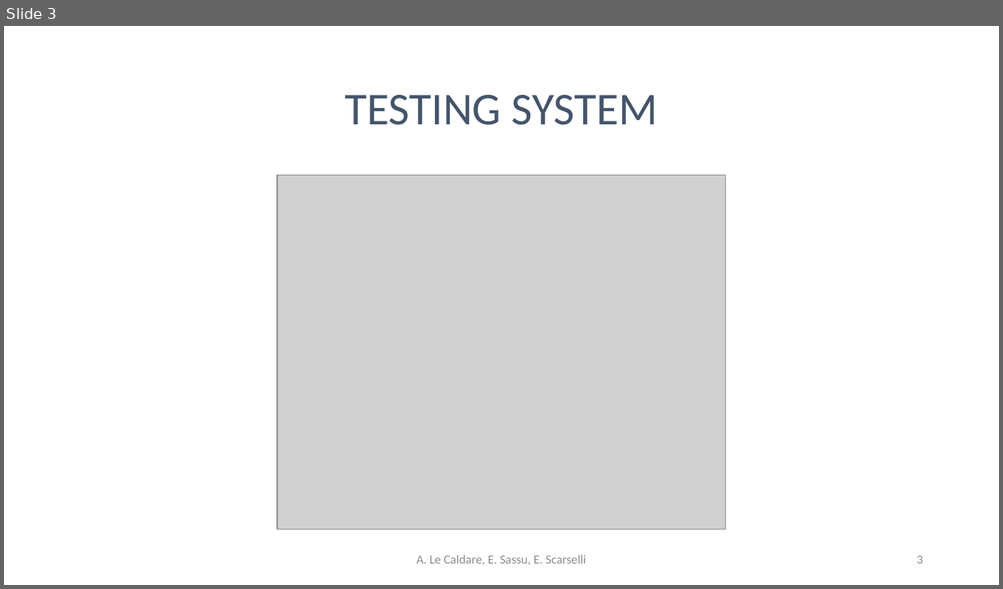
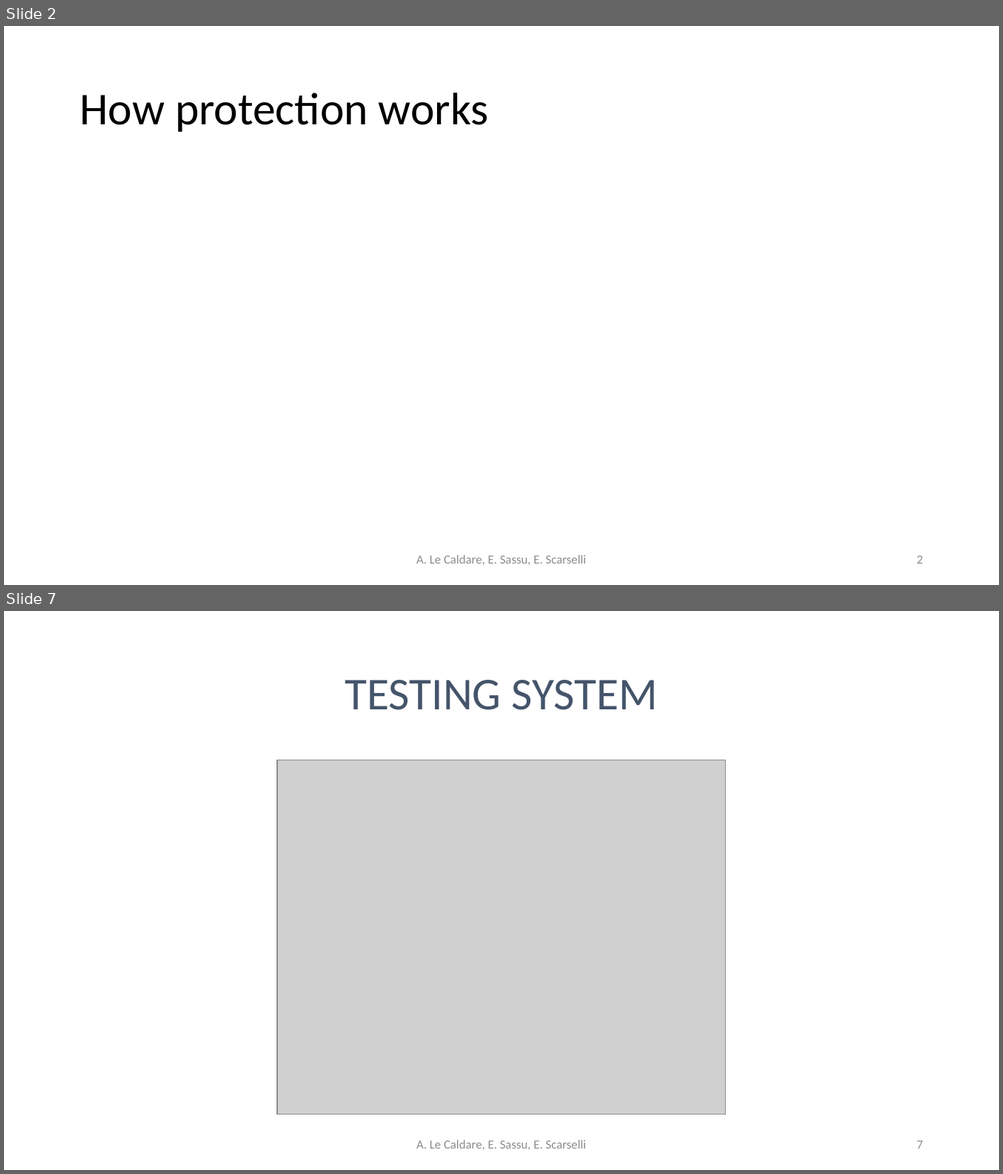
Before and after one commit to psoftware/ddosdefence-floodlight-controller, a slide deck: Docs/DDoSDefence.pptx. Shown one above the other, each under a label of ours: slide 3 before the commit, slides 2 and 7 after it; the slides between them are not shown. The pictures are 1003x589 and 1003x1174 pixels, drawn with LibreOffice and Linux fonts; fonts in the diff are those of the drawing; grey boxes stand for pictures. Boxes give left, top, right and bottom in pixels: in the first picture for what was removed or moved away, otherwise in the second. Text is boxed around its words. In the diff, an @@ line names an element or a change of style, - is before the commit and + after.

```diff
--- a/Docs/DDoSDefence.pptx
+++ b/Docs/DDoSDefence.pptx
@@ slide 2 added at (x1=4, y1=26, x2=999, y2=585), background #FFFFFF @@
@@ title added at (x1=79, y1=93, x2=489, y2=132), 44 pt, text #000000 @@
+How protection works
@@ text added at (x1=416, y1=555, x2=586, y2=565), 12 pt, text #8C8C8C @@
+A. Le Caldare, E. Sassu, E. Scarselli
@@ page number added at (x1=916, y1=556, x2=922, y2=564), 12 pt, text #8C8C8C @@
+2
@@ what was slide 3 is now slide 7 @@
@@ page number at (x1=916, y1=1141, x2=922, y2=1149): text changed @@
-3
+7
```
Also in this commit, not shown: 2 slides changed, 3 other slides added.
